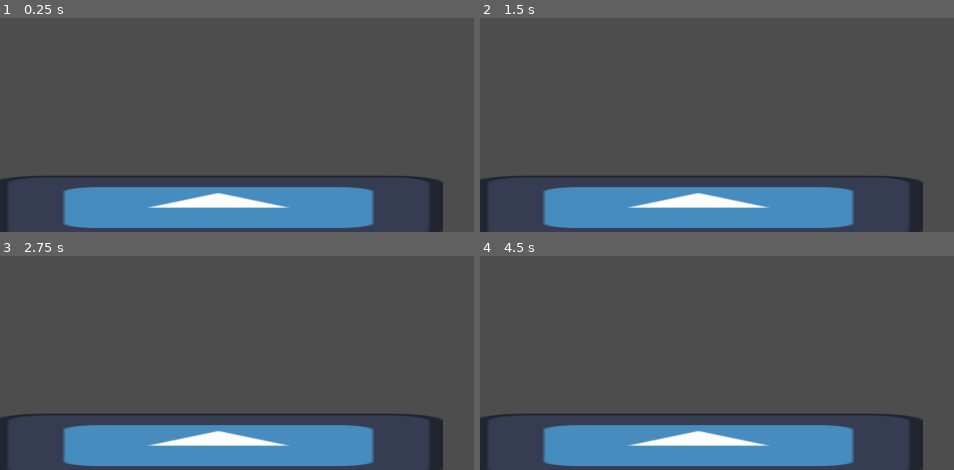
Above: before the commit, frames 1-4 (two rows, left to right).
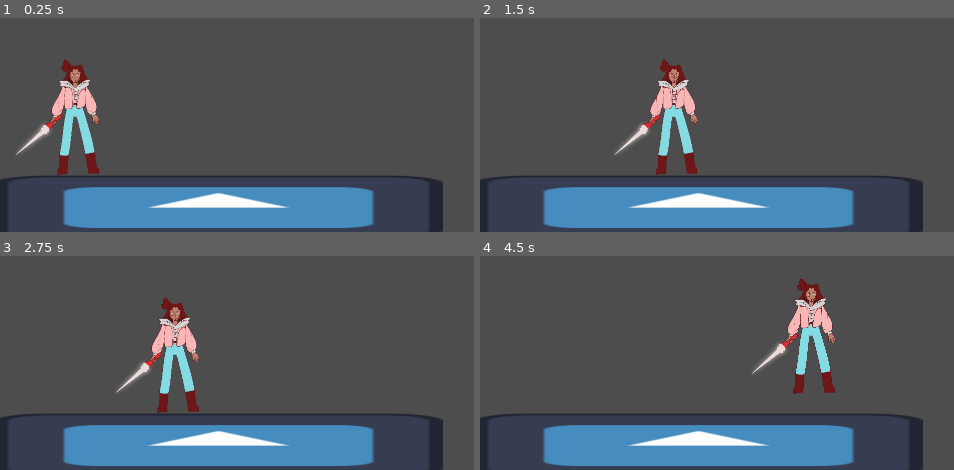
Above: after the commit, the same moments.

Repository: GuillermoC66/Interna
Game: Godot game, scene res://ESCENAS/elmundo.tscn
Two runs of this game, one before a commit and one after it. Both use one fixed random seed, a clock stepped at 60 frames per second and the inputs below. The engine's default icon, where the game draws it, is replaced by a stand-in: a white triangle on a blue panel in a dark square.
Inputs:
- Up to frame 1 (0.25 s): no input
- Up to frame 2 (1.5 s): tap Enter at 0.5 s; hold D (RIGHT) from 0.53 s (still down); tap Space (A) at 0.6 s; tap Up (ui_up) at 0.77, 0.8, 1.07, 1.35 s
- Up to frame 3 (2.75 s): tap Up (ui_up) at 1.52, 1.82, 2.3 s; tap Space (A) at 1.55, 2.1 s; release D (RIGHT) at 2.03 s; hold A (LEFT) from 2.03 s (still down)
- Up to frame 4 (4.5 s): release A (LEFT) at 2.78 s; hold D (RIGHT) 2.78-4.28 s; tap Space (A) at 2.85, 4.35 s; tap Up (ui_up) at 3.02, 3.32, 3.6, 3.77, 4.07 s; hold A (LEFT) from 4.28 s (still down)

The runs differ from the first frame. In frame 1, 3.1% of the frame differs, in the area x 3-21%, y 19-74%; in frame 2, 3.0%; in frame 3, 3.1%; in frame 4, 3.1%.

Commit message:
Revert "joder"
This reverts commit 4adfa6eba8d57096c21ddd3e7743c4584a224178.

Diff:
--- /dev/null
+++ b/ESCENAS/JUGADORSIN.tscn
@@ -0,0 +1,19 @@
+[gd_scene load_steps=4 format=3 uid="uid://cka2icva25c4q"]
+
+[ext_resource type="Script" path="res://SCRIPTS/MOVJUGADOR.gd" id="1_by5o0"]
+[ext_resource type="Texture2D" uid="uid://dkwlx1734b5fb" path="res://TEXTURAS/PERSONA5/2024-02-01 FAINAL.png" id="1_q6lbe"]
+
+[sub_resource type="RectangleShape2D" id="RectangleShape2D_ddxwu"]
+size = Vector2(63, 230.5)
+
+[node name="JUGADORSIN" type="CharacterBody2D"]
+script = ExtResource("1_by5o0")
+
+[node name="Sprite2D" type="Sprite2D" parent="."]
+position = Vector2(209, 925)
+scale = Vector2(0.3, 0.3)
+texture = ExtResource("1_q6lbe")
+
+[node name="CollisionShape2D" type="CollisionShape2D" parent="."]
+position = Vector2(222, 952.75)
+shape = SubResource("RectangleShape2D_ddxwu")
--- a/ESCENAS/Player.tscn
+++ /dev/null
@@ -1,18 +0,0 @@
-[gd_scene load_steps=3 format=3 uid="uid://cka2icva25c4q"]
-
-[ext_resource type="Script" path="res://SCRIPTS/MovimientoJugador.gd" id="1_by5o0"]
-[ext_resource type="Shape2D" path="res://RECURSOS/collisionStand.tres" id="2_euwrf"]
-
-[node name="JUGADORSIN" type="CharacterBody2D"]
-script = ExtResource("1_by5o0")
-
-[node name="CollisionShape2D" type="CollisionShape2D" parent="."]
-shape = ExtResource("2_euwrf")
-
-[node name="AnimatedSprite2D" type="AnimatedSprite2D" parent="."]
-
-[node name="AnimationPlayer" type="AnimationPlayer" parent="."]
-
-[node name="Camera2D" type="Camera2D" parent="."]
-offset = Vector2(150, 0)
-position_smoothing_enabled = true
--- a/ESCENAS/elmundo.tscn
+++ b/ESCENAS/elmundo.tscn
@@ -1,8 +1,12 @@
-[gd_scene load_steps=2 format=3 uid="uid://dd4afugxoeau4"]
+[gd_scene load_steps=3 format=3 uid="uid://dd4afugxoeau4"]
 
+[ext_resource type="PackedScene" uid="uid://cka2icva25c4q" path="res://ESCENAS/JUGADORSIN.tscn" id="1_fk75c"]
 [ext_resource type="PackedScene" uid="uid://db0o73xiuq118" path="res://ESCENAS/PRIMERPISO.tscn" id="2_7xmnr"]
 
 [node name="ELMUNDO" type="Node2D"]
 
+[node name="JUGADORSIN" parent="." instance=ExtResource("1_fk75c")]
+position = Vector2(-38, -123)
+
 [node name="StaticBody2D" parent="." instance=ExtResource("2_7xmnr")]
 position = Vector2(-12, -13)
--- a/RECURSOS/collisionCrouch.tres
+++ /dev/null
@@ -1,4 +0,0 @@
-[gd_resource type="CapsuleShape2D" format=3 uid="uid://cr7ihqhps7gh7"]
-
-[resource]
-height = 32.0
--- a/RECURSOS/collisionStand.tres
+++ /dev/null
@@ -1,5 +0,0 @@
-[gd_resource type="CapsuleShape2D" format=3 uid="uid://dacdhcjw367h"]
-
-[resource]
-radius = 13.0
-height = 54.0
--- /dev/null
+++ b/SCRIPTS/MOVJUGADOR.gd
@@ -0,0 +1,28 @@
+extends CharacterBody2D
+
+
+const SPEED = 300.0
+const JUMP_VELOCITY = -400.0
+
+# Get the gravity from the project settings to be synced with RigidBody nodes.
+var gravity = ProjectSettings.get_setting("physics/2d/default_gravity")
+
+
+func _physics_process(delta):
+	# Add the gravity.
+	if not is_on_floor():
+		velocity.y += gravity * delta
+
+	# Handle jump.
+	if Input.is_action_just_pressed("A") and is_on_floor():
+		velocity.y = JUMP_VELOCITY
+
+	# Get the input direction and handle the movement/deceleration.
+	# As good practice, you should replace UI actions with custom gameplay actions.
+	var direction = Input.get_axis("LEFT", "RIGHT")
+	if direction:
+		velocity.x = direction * SPEED
+	else:
+		velocity.x = move_toward(velocity.x, 0, SPEED)
+
+	move_and_slide()
--- a/SCRIPTS/MovimientoJugador.gd
+++ /dev/null
@@ -1,71 +0,0 @@
-extends CharacterBody2D
-
-#Velocidad de movimiento
-const SPEED = 300.0
-
-#Constantes que modifican salto.
-const jump_height = 100.0 #Alto del salto,
-const jump_peak = 0.4 #Tiempo que toma llegar a lo alto
-const jump_fall = 0.3 #Tiempo que toma en caer
-
-#Operaciones necesarias para el salto
-@onready var jump_velocity : float = -((2.0 * jump_height) / jump_peak)
-@onready var jump_gravity : float = -((-2.0 * jump_height) / (jump_peak * jump_peak))
-@onready var fall_gravity : float = -((-2.0 * jump_height) / (jump_fall * jump_fall))
-
-#CollisionShapes para agacharse
-var shape_stand = preload("res://RECURSOS/collisionCrouch.tres")
-var shape_crouch = preload("res://RECURSOS/collisionCrouch.tres")
-
-#Nodos necesarios
-@onready var animacion = get_node("AnimationPlayer")
-@onready var collision_shape = $CollisionShape2D
-
-func get_gravity() -> float:
-	return jump_gravity if velocity.y < 0.0  else fall_gravity
-
-func _physics_process(delta):
-
-	# Agregar gravedad a jugador
-	if not is_on_floor():
-		velocity.y += get_gravity() * delta
-
-	# Salto
-	if Input.is_action_just_pressed("ui_select") and is_on_floor():
-		velocity.y = jump_velocity
-		animacion.play("jump")
-	if Input.is_action_just_released("ui_select"):
-			velocity.y = 0.1
-	if velocity.y > 0:
-			animacion.play("fall")
-
-	#Agacharse y mirar arriba
-	var crouch = Input.get_axis("ui_up", "ui_down")
-	if crouch and is_on_floor():
-		if crouch == -1:
-			animacion.play("lookup")
-		elif crouch == 1:
-			collision_shape.shape = shape_crouch
-			collision_shape.position.y = 10
-			animacion.play("crouch")
-
-	#Regresar la CollisionShape a su forma original
-	if Input.is_action_just_released("ui_down"):
-		collision_shape.shape = shape_stand
-		collision_shape.position.y = 0
-
-	#Movimiento horizontal (Correr, caminar)
-	var direction = Input.get_axis("ui_left", "ui_right")
-	if direction:
-		if direction == -1:
-			get_node("AnimatedSprite2D").flip_h = true
-		elif direction == 1:
-			get_node("AnimatedSprite2D").flip_h = false
-		velocity.x = direction * SPEED
-		animacion.play("run")
-	else:
-		velocity.x = move_toward(velocity.x, 0, SPEED)
-		if velocity.y == 0 and velocity.x == 0 and crouch == 0:
-			animacion.play("idle")
-
-	move_and_slide()
